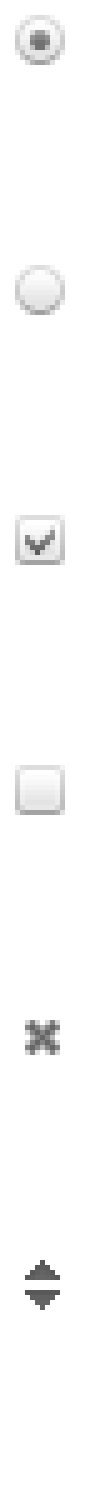
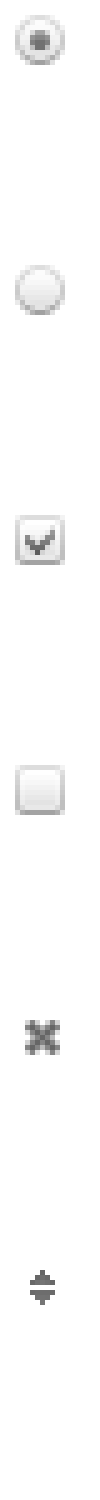
Layered file, before and after one edit (100x1500). Changes by layer:
renamed "Ebene 6" to "Ebene 7", painted on it over <box>25,1260,60,1310</box>
